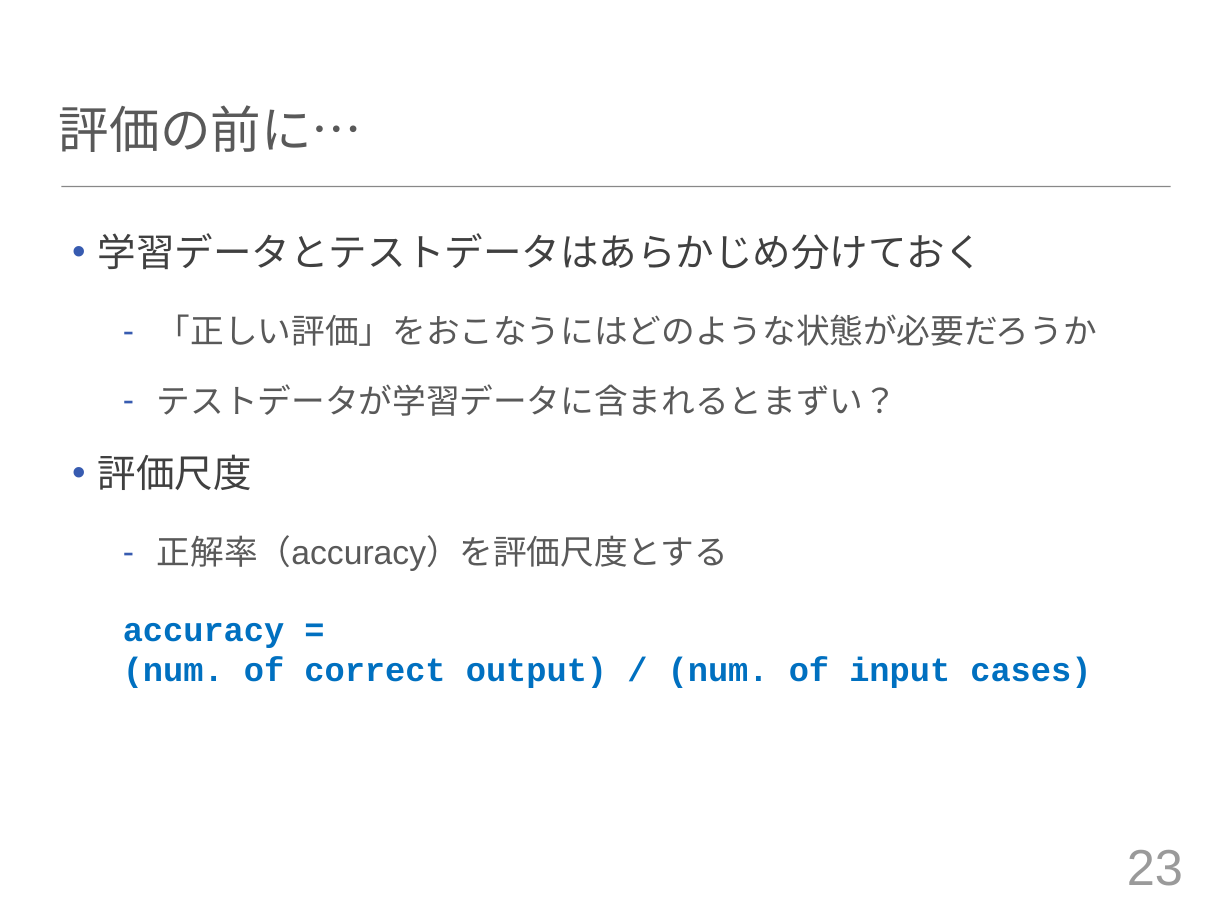
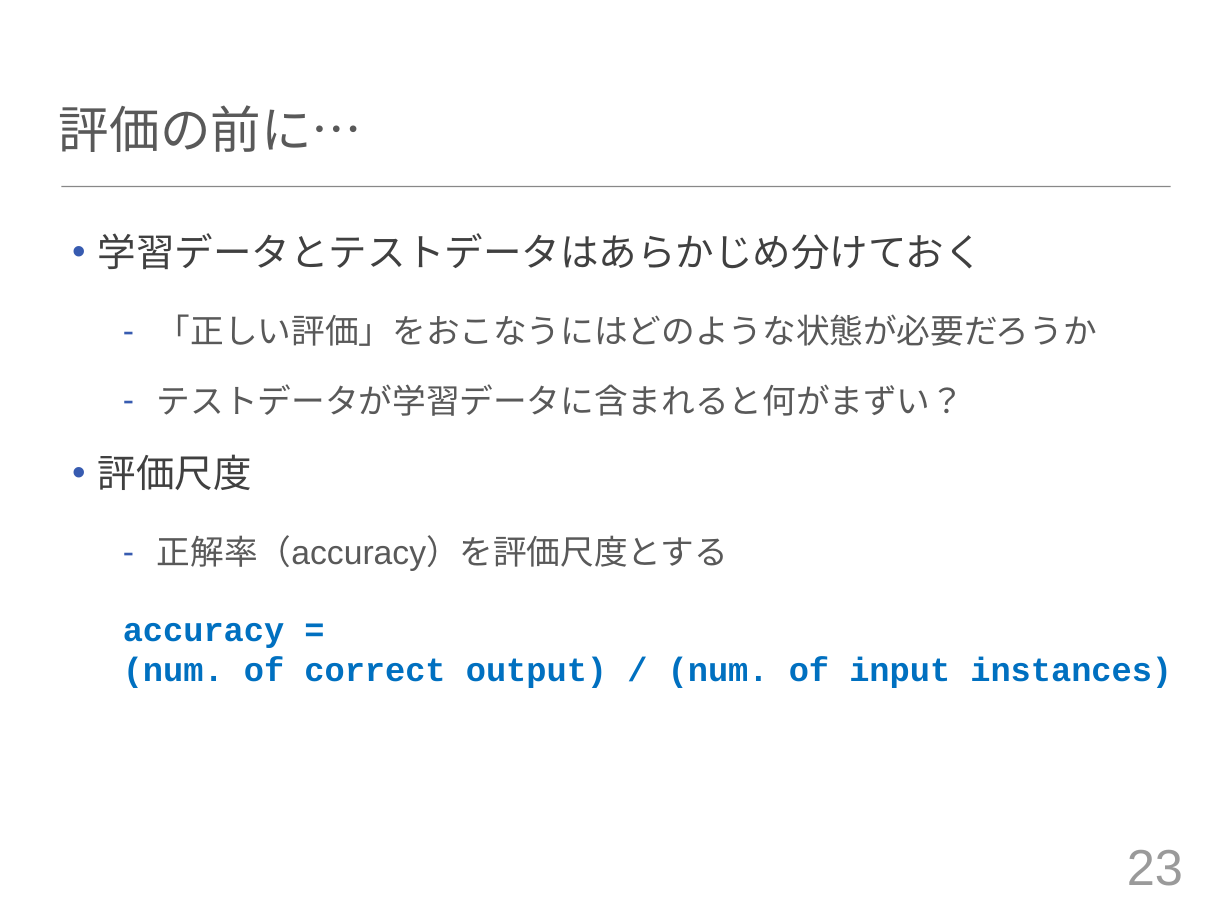
Before and after one commit to tuxedocat/ss2012, a slide deck: slide 23 of ss2012_slide.pptx. Drawn at 1232x924 pixels with LibreOffice and Linux fonts; fonts in the diff are those of the drawing. Boxes give left, top, right and bottom in pixels: in the first picture for what was removed or moved away, otherwise in the second. Text is boxed around its words. In the diff, an @@ line names an element or a change of style, - is before the commit and + after.

```diff
--- a/ss2012_slide.pptx
+++ b/ss2012_slide.pptx
@@ text at (157, 384, 964, 416): text changed @@
-  – テストデータが学習データに含まれるとまずい？
+  – テストデータが学習データに含まれると何がまずい？
@@ text at (123, 623, 1172, 688): text changed @@
-    accuracy =
-    (num. of correct output) / (num. of input cases)
+    accuracy =
+    (num. of correct output) / (num. of input instances)
```
Also in this commit, not shown: 9 other slides changed, 2 slides added, 1 slide removed, 4 other files.
